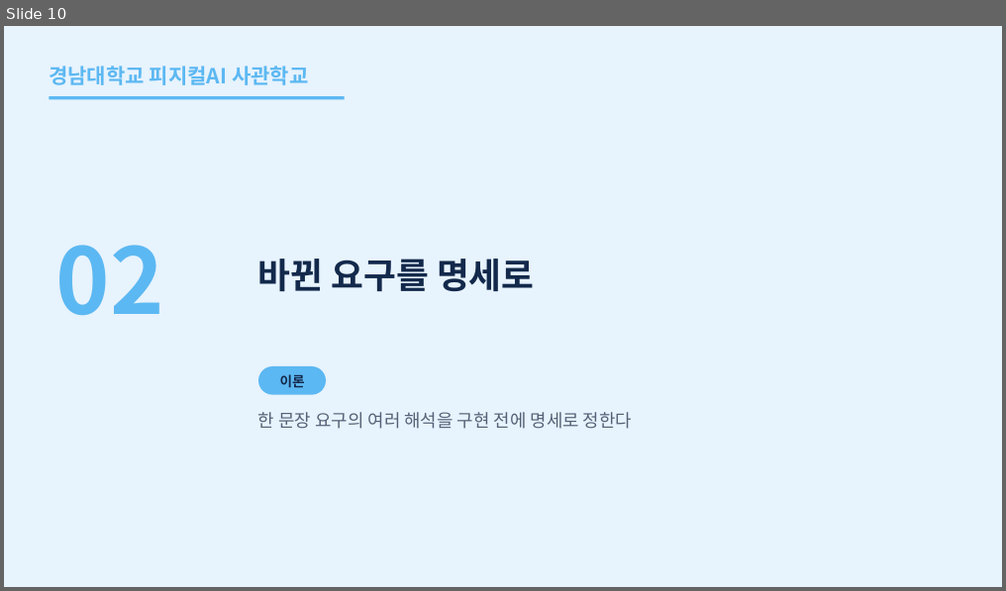
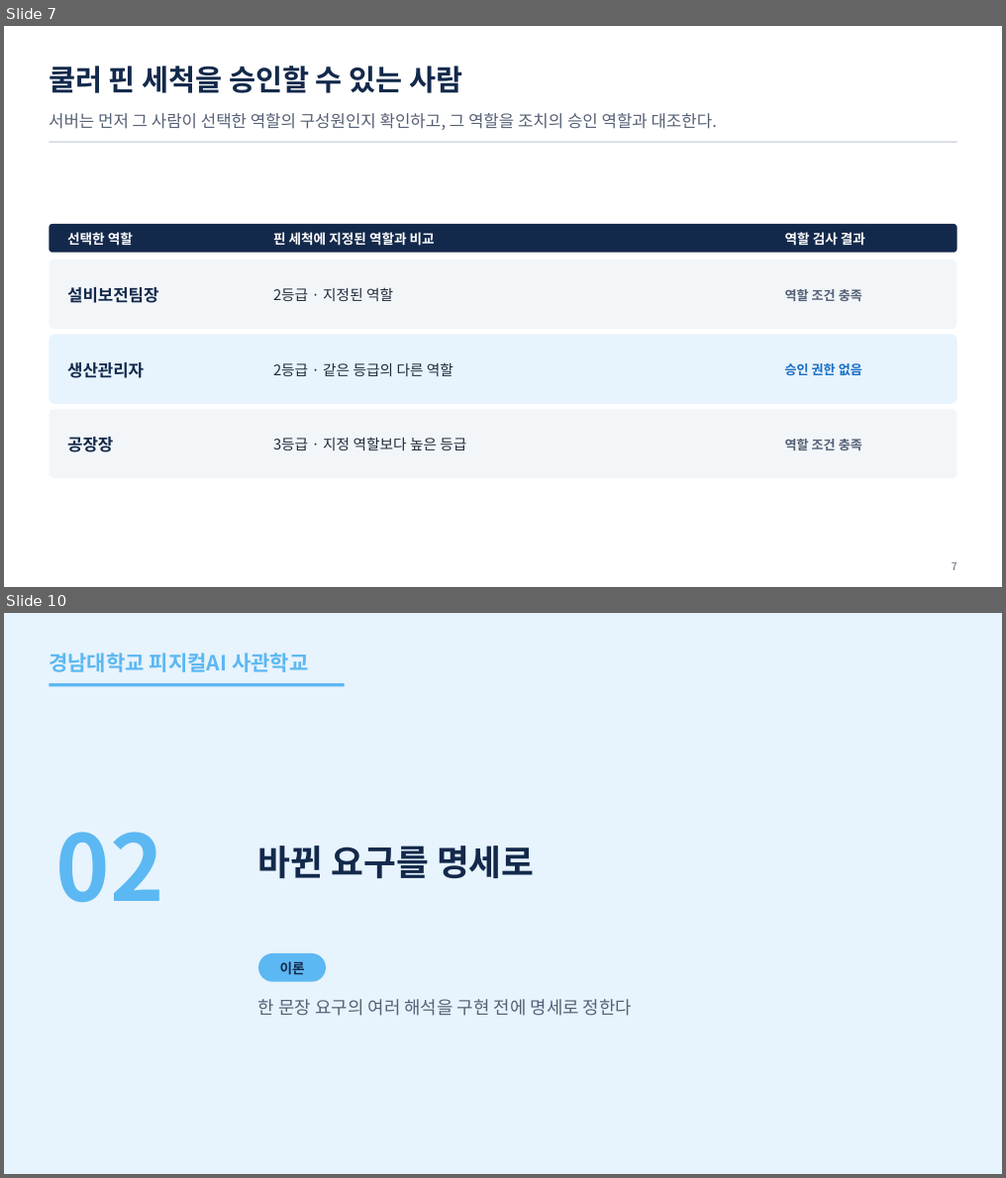
Before and after one commit to uengine-oss/hyd-iot-edu, a slide deck: workspace/강의제작/산출물/통합반/이론_오프라인/07회차/통합반_오프라인_07회차.pptx. Shown one above the other, each under a label of ours: slide 10 before the commit, slides 7 and 10 after it; the slides between them are not shown. The pictures are 1006x591 and 1006x1178 pixels, drawn with LibreOffice and Linux fonts; fonts in the diff are those of the drawing. Boxes give left, top, right and bottom in pixels: in the first picture for what was removed or moved away, otherwise in the second. Text is boxed around its words. In the diff, an @@ line names an element or a change of style, - is before the commit and + after.

Commit message:
통합반 현장 7회차 1~9장 승인 역할·결정 근거와 현장 질문을 확정

```diff
--- a/workspace/강의제작/산출물/통합반/이론_오프라인/07회차/통합반_오프라인_07회차.pptx
+++ b/workspace/강의제작/산출물/통합반/이론_오프라인/07회차/통합반_오프라인_07회차.pptx
@@ slide 7 added at [4,26,1002,587], background #FFFFFF @@
@@ text added at [49,66,462,93], 28 pt, text #13294B, bold @@
+쿨러 핀 세척을 승인할 수 있는 사람
@@ text added at [49,113,717,130], 16 pt, text #556175 @@
+서버는 먼저 그 사람이 선택한 역할의 구성원인지 확인하고, 그 역할을 조치의 승인 역할과 대조한다.
@@ rectangle added at [49,141,957,143], fill #D3D9E1 @@
@@ rounded rectangle added at [49,224,957,252], fill #13294B @@
@@ text added at [67,232,133,246], 13 pt, text #FFFFFF, bold @@
+선택한 역할
@@ text added at [273,232,435,246], 13 pt, text #FFFFFF, bold @@
+핀 세척에 지정된 역할과 비교
@@ text added at [785,232,865,246], 13 pt, text #FFFFFF, bold @@
+역할 검사 결과
@@ rounded rectangle added at [49,260,957,329], fill #F3F6F9 @@
@@ text added at [67,287,158,303], 16 pt, text #13294B, bold @@
+설비보전팀장
@@ text added at [273,287,393,301], 14 pt, text #1F2A3A @@
+2등급 · 지정된 역할
@@ text added at [785,289,862,301], 12.5 pt, text #556175, bold @@
+역할 조건 충족
@@ rounded rectangle added at [49,335,957,404], fill #E7F3FD @@
@@ text added at [67,363,144,378], 16 pt, text #13294B, bold @@
+생산관리자
@@ text added at [273,364,453,376], 14 pt, text #1F2A3A @@
+2등급 · 같은 등급의 다른 역할
@@ text added at [785,364,862,375], 12.5 pt, text #1A6FC4, bold @@
+승인 권한 없음
@@ rounded rectangle added at [49,409,957,478], fill #F3F6F9 @@
@@ text added at [67,437,113,453], 16 pt, text #13294B, bold @@
+공장장
@@ text added at [273,437,466,451], 14 pt, text #1F2A3A @@
+3등급 · 지정 역할보다 높은 등급
@@ text added at [785,439,862,451], 12.5 pt, text #556175, bold @@
+역할 조건 충족
@@ text added at [951,563,957,570], 10 pt, text #556175 @@
+7
```
Also in this commit, not shown: 6 slides changed, 2 other slides added, 3 slides removed, 11 other files.
